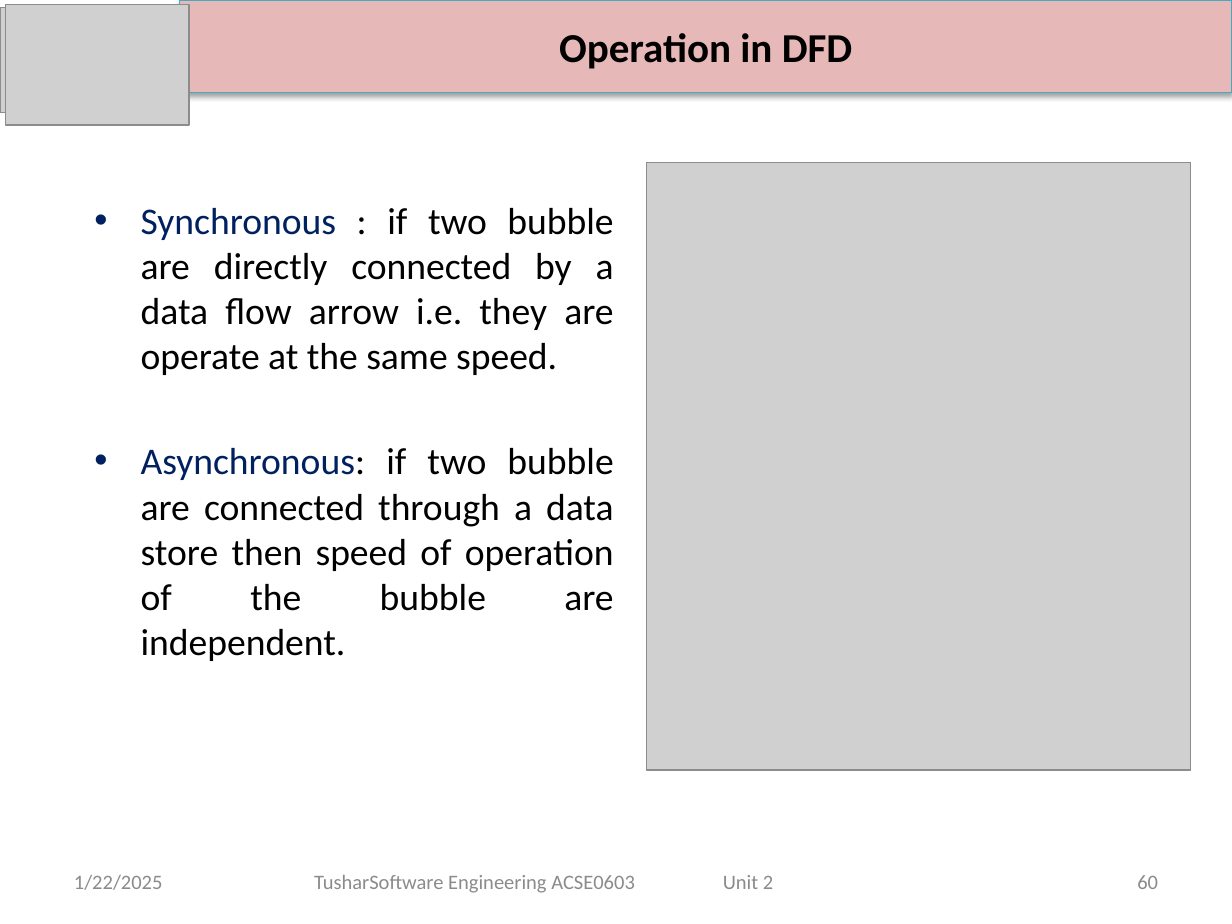
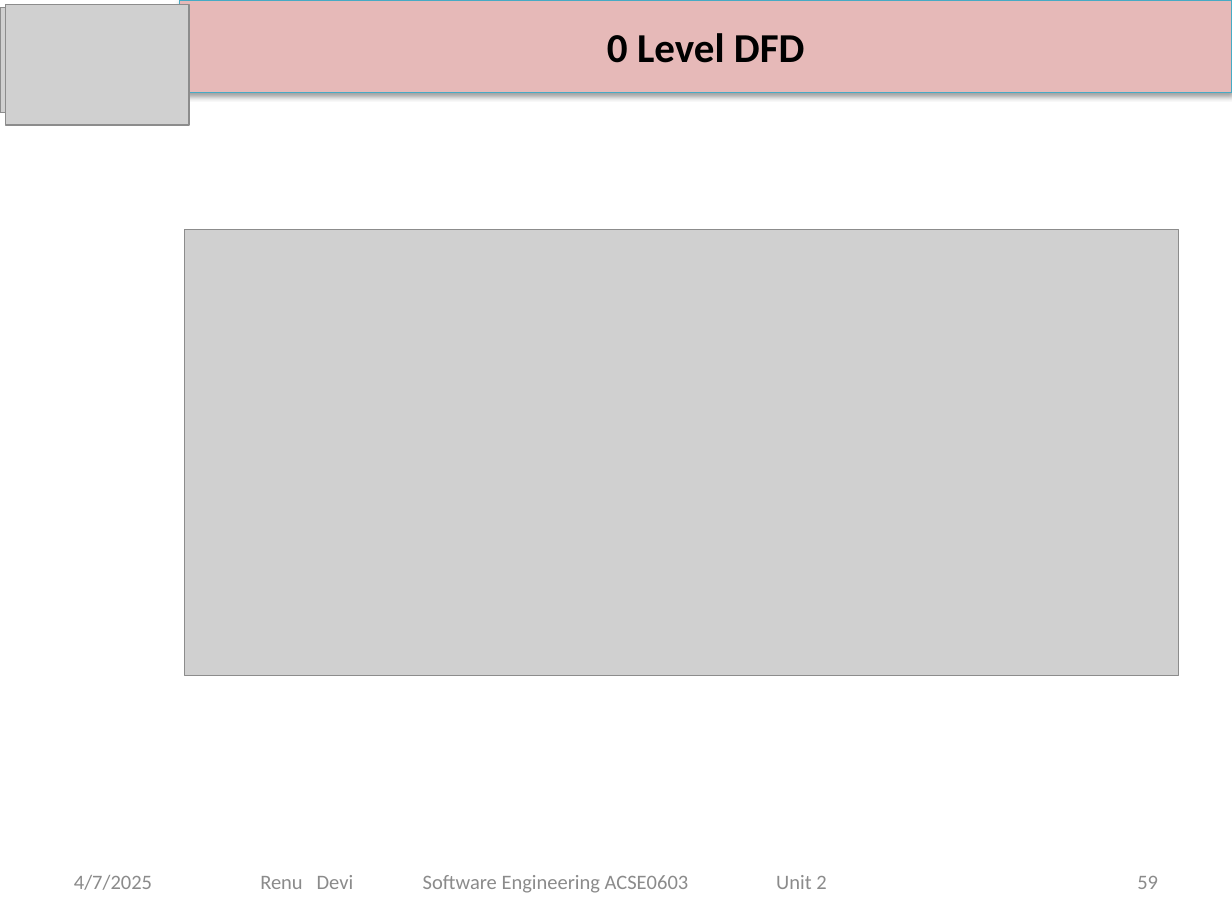
Before and after one commit to DevGoyalG/NIET-Study-Material, a slide deck: slide 59 of CSE (Artificial Intelligence and Machine Learning)/Third Year/Sixth Semester/PPTs/Software Engineering/SE - Unit 2.pptx (slide 60 before the commit). Drawn at 1232x924 pixels with LibreOffice and Linux fonts; fonts in the diff are those of the drawing; grey boxes stand for pictures. Boxes give left, top, right and bottom in pixels: in the first picture for what was removed or moved away, otherwise in the second. Text is boxed around its words. In the diff, an @@ line names an element or a change of style, - is before the commit and + after.

```diff
--- a/CSE (Artificial Intelligence and Machine Learning)/Third Year/Sixth Semester/PPTs/Software Engineering/SE - Unit 2.pptx
+++ b/CSE (Artificial Intelligence and Machine Learning)/Third Year/Sixth Semester/PPTs/Software Engineering/SE - Unit 2.pptx
@@ text in rectangle at bbox=[607, 33, 805, 63]: text changed @@
-Operation in DFD
+0 Level DFD
@@ picture removed at bbox=[647, 163, 1191, 770] @@
@@ text removed at bbox=[141, 208, 614, 661] @@
-• Synchronous : if two bubble are directly connected by a data flow arrow i.e. they are operate at the same speed.
-• Asynchronous: if two bubble are connected through a data store then speed of operation of the bubble are independent.
@@ picture added at bbox=[185, 229, 1179, 675] @@
@@ text at bbox=[74, 875, 152, 890]: text changed @@
-1/22/2025
+4/7/2025
@@ text at bbox=[260, 875, 826, 893]: text changed @@
-TusharSoftware Engineering ACSE0603 Unit 2
+Renu Devi Software Engineering ACSE0603 Unit 2
@@ page number at bbox=[1137, 876, 1158, 889]: text changed @@
-60
+59
```
Also in this commit, not shown: 128 other slides changed, 3 slides added, 4 slides removed, 4 other files.
